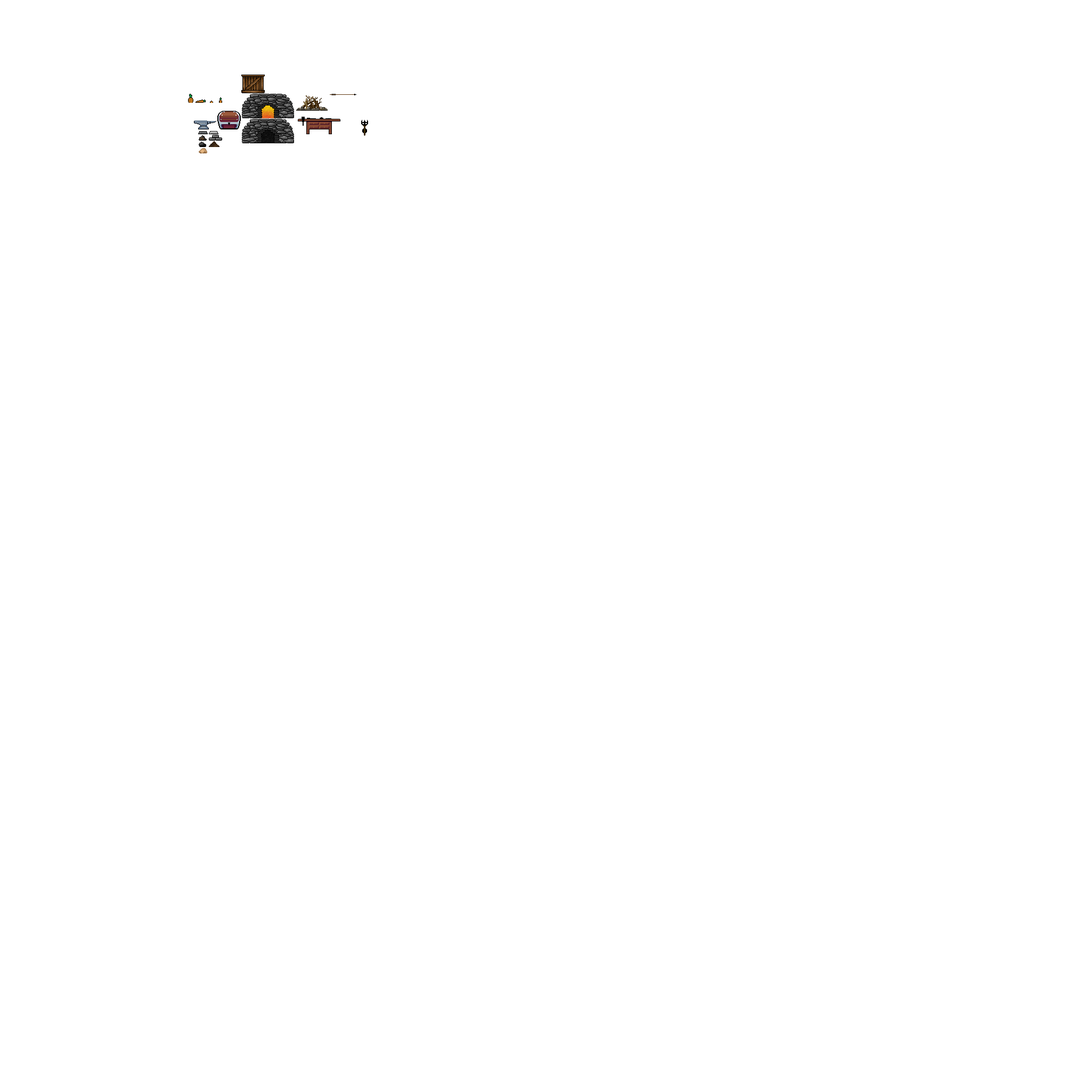
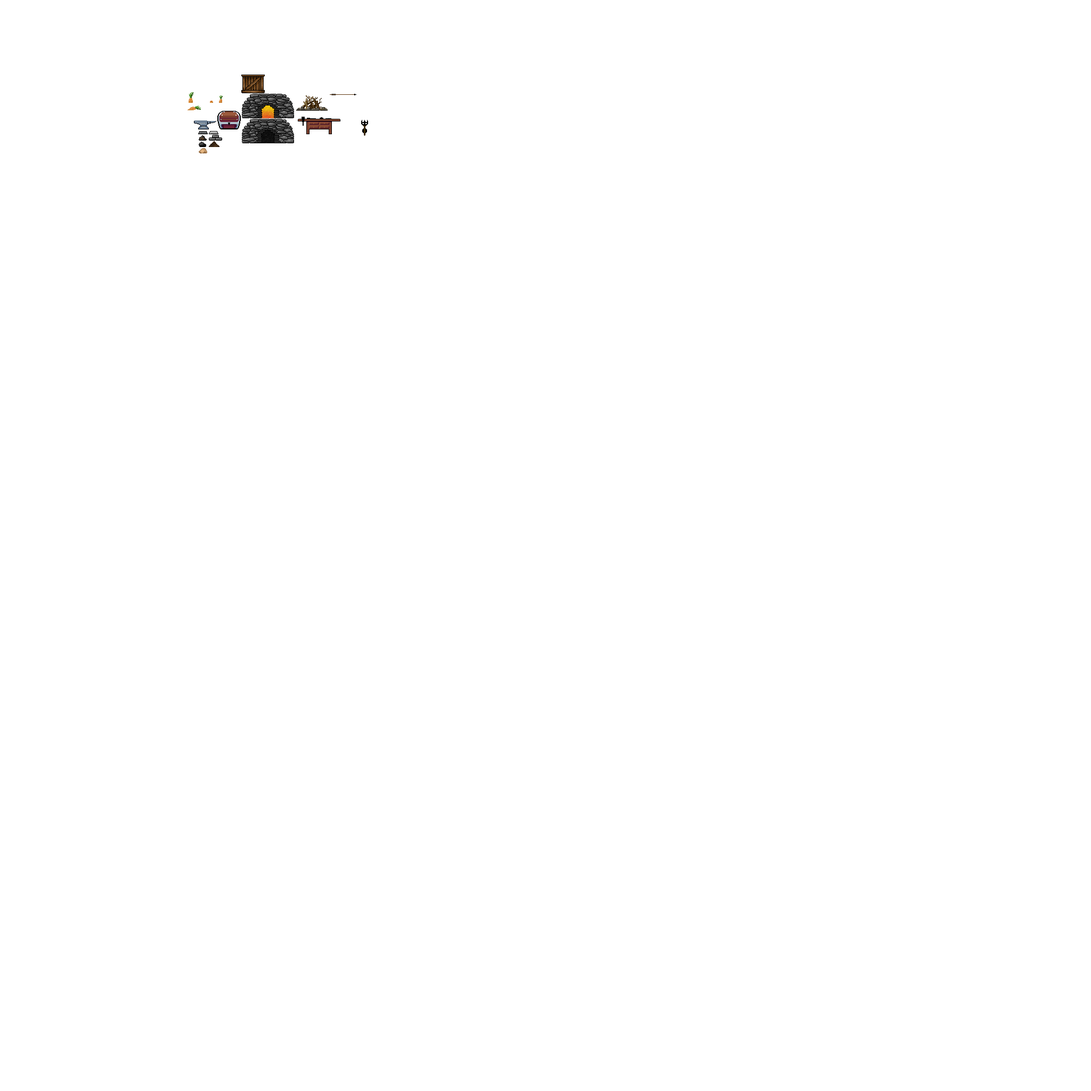
Two versions of the same layered image (w=1091, h=1091). Layer-by-layer changes:
painted on "Textures" over <box>187,92,223,111</box>
